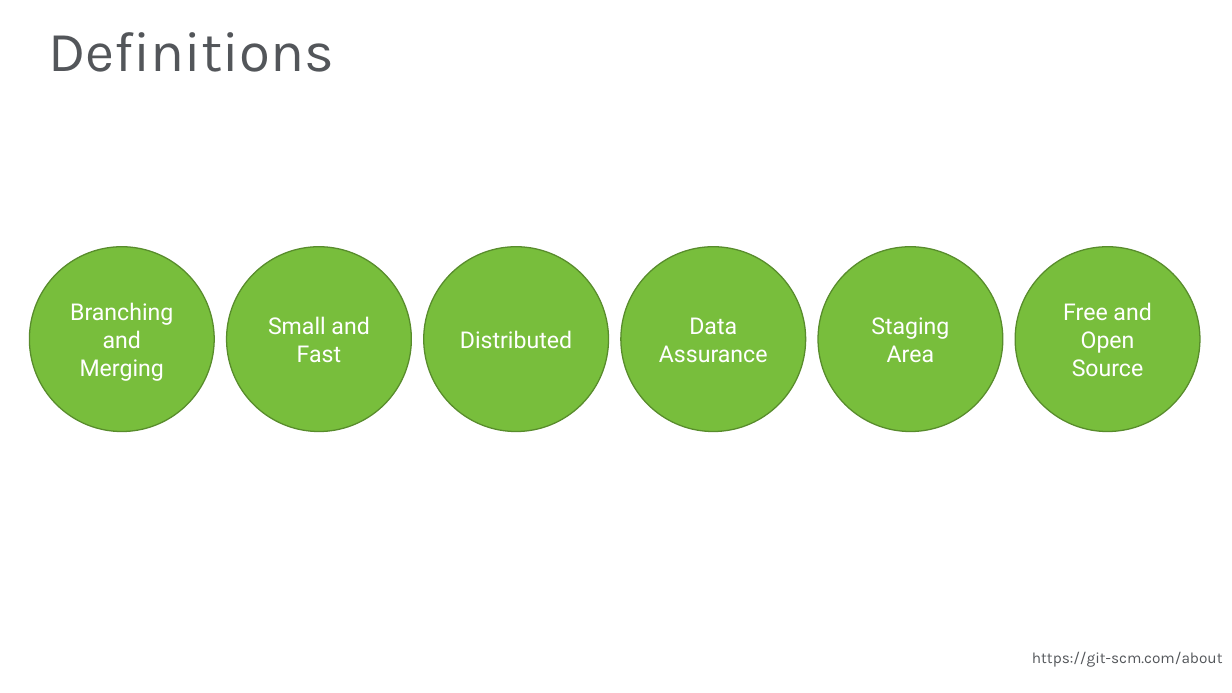
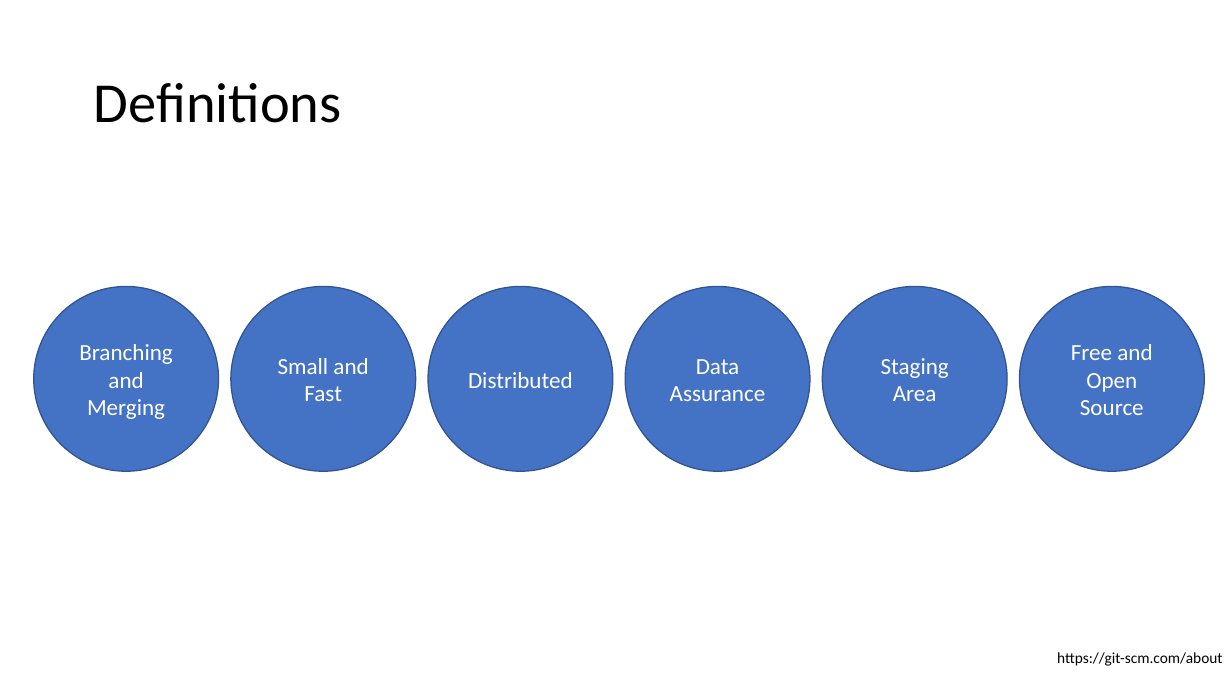
Before and after one commit to JasonBock/Presentations, a slide deck: slide 6 of Getting Git.pptx. Drawn at 1232x693 pixels with LibreOffice and Linux fonts; fonts in the diff are those of the drawing; background and template pictures are left out. Boxes give left, top, right and bottom in pixels: in the first picture for what was removed or moved away, otherwise in the second. Text is boxed around its words. In the diff, an @@ line names an element or a change of style, - is before the commit and + after.

```diff
--- a/Getting Git.pptx
+++ b/Getting Git.pptx
@@ title "Definitions": place and size @@
-title "Definitions" at (48, 32, 334, 72)
+title "Definitions" at (94, 83, 342, 123)
@@ title "Definitions" at (94, 83, 342, 123): font Karla to Calibri, text colour #53565A to #000000 @@
@@ 6 ellipses: place and size @@
-6 ellipses at (30, 247, 1201, 432)
+6 ellipses at (34, 287, 1204, 471)
@@ font Roboto to Calibri; fill #78BE3C to #4472C4; outline #598D2C 1 pt to #325491 1 pt in 6 elements at (428, 287, 613, 471), (1019, 287, 1204, 471), (34, 287, 219, 471), (231, 287, 416, 471), (823, 287, 1007, 471), (626, 287, 811, 471) @@
@@ text "https://git-scm.com/about" at (1057, 652, 1222, 666): font Karla to Calibri, text colour #53565A to #000000 @@
@@ text "https://git-scm.com/about": place and size @@
-text "https://git-scm.com/about" at (1032, 651, 1223, 667)
+text "https://git-scm.com/about" at (1057, 652, 1222, 666)
```
Also in this commit, not shown: 20 other slides changed, 1 slide removed.
